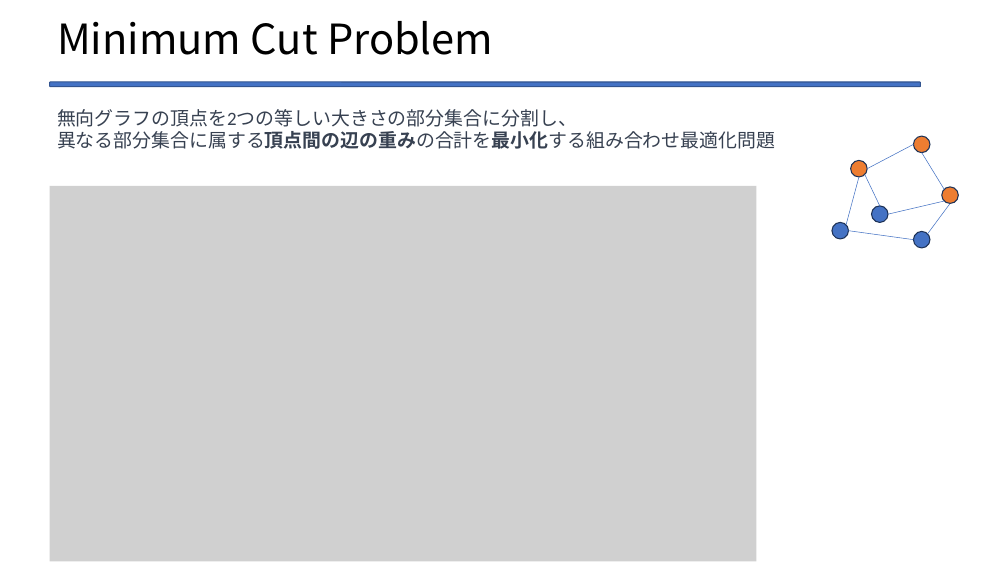
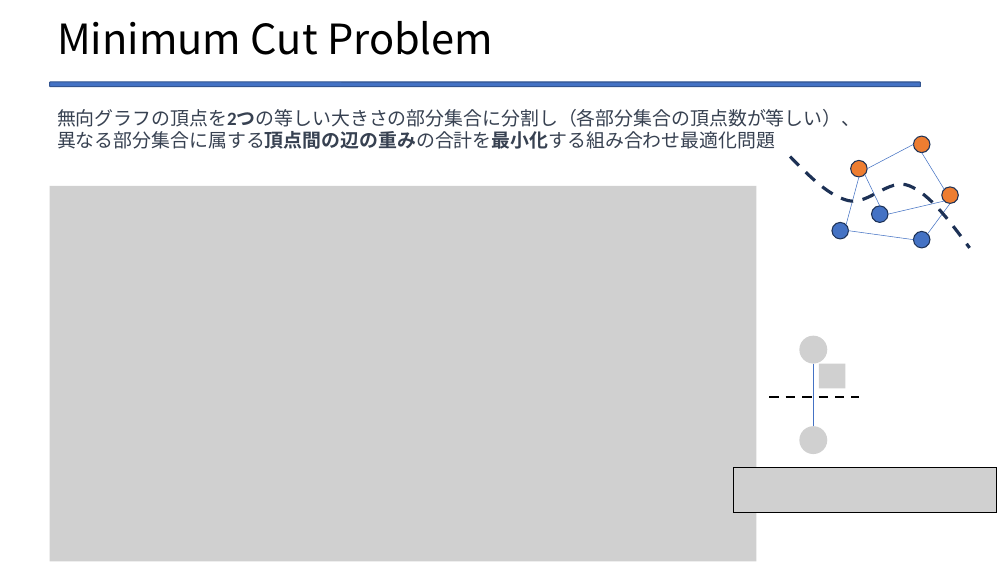
Before and after one commit to Legolas9999/zemi, a slide deck: slide 31 of lcj_ron_zemi2.pptx. Drawn at 1008x567 pixels with LibreOffice and Linux fonts; fonts in the diff are those of the drawing; grey boxes stand for pictures. Boxes give left, top, right and bottom in pixels: in the first picture for what was removed or moved away, otherwise in the second. Text is boxed around its words. In the diff, an @@ line names an element or a change of style, - is before the commit and + after.

```diff
--- a/lcj_ron_zemi2.pptx
+++ b/lcj_ron_zemi2.pptx
@@ text at (57, 109, 860, 127): text changed @@
-無向グラフの頂点を2つの等しい大きさの部分集合に分割し、
+無向グラフの頂点を2つの等しい大きさの部分集合に分割し（各部分集合の頂点数が等しい）、
@@ freeform shape added at (790, 157, 970, 248), outline #1E3256 3 pt dashed @@
@@ group added at (769, 336, 859, 454): 3 pictures, 2 lines @@
@@ picture added at (734, 468, 997, 513) @@
```
Also in this commit, not shown: 16 other slides changed, 4 slides added, 5 other files.
